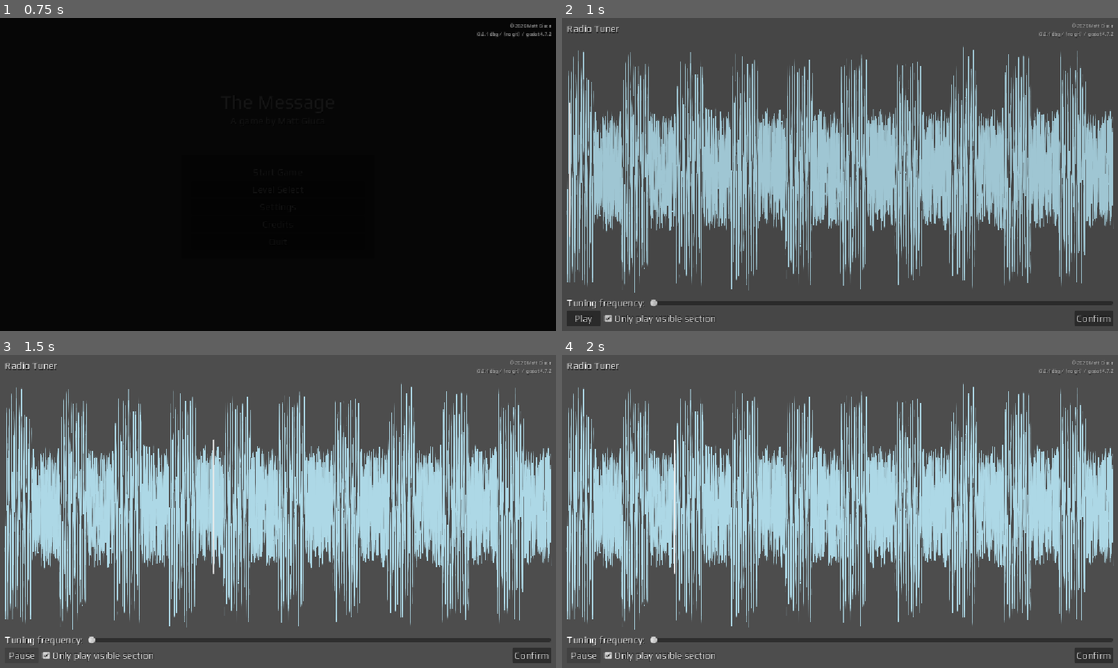
Above: before the commit, frames 1-4 (two rows, left to right).
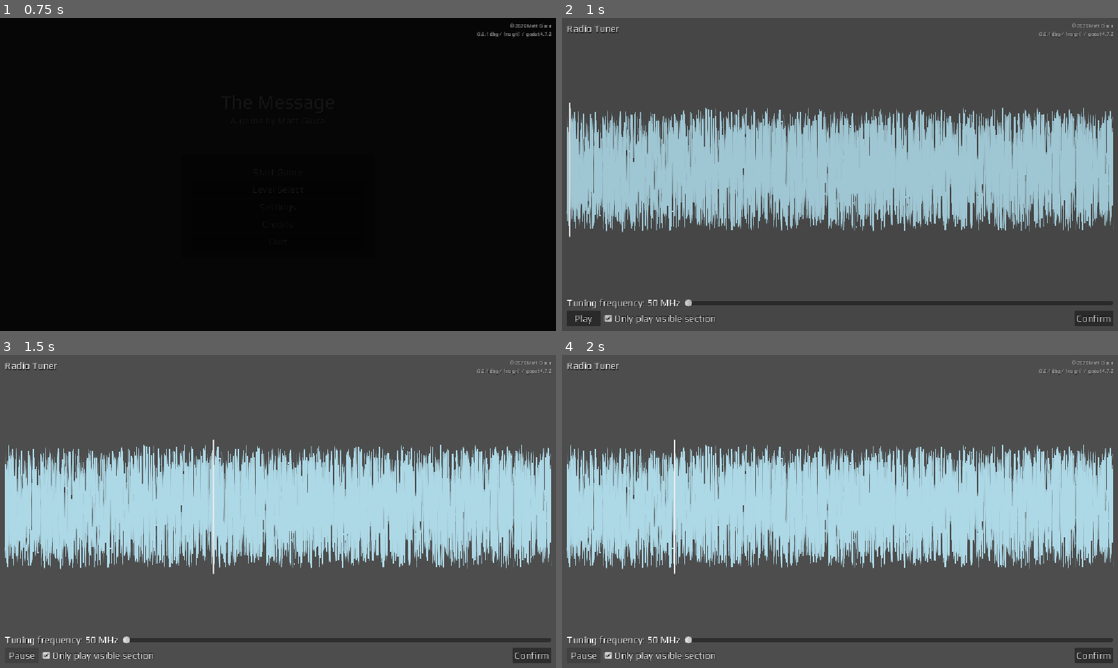
Above: after the commit, the same moments.

Repository: mgiuca/message-game
Game: Godot game, scene res://scenes/main.tscn
The game is run twice, just before and just after one commit, with the same random seed, the same clock (stepped at 60 frames per second) and the same inputs.
Inputs:
- Up to frame 1 (0.75 s): click "Start Game" at 0.5 s
- Up to frame 2 (1 s): no input
- Up to frame 3 (1.5 s): click "Play" at 1.25 s
- Up to frame 4 (2 s): no input

Frame 1 is identical in both runs. In frame 2, 15% of the frame differs, in the area x 0-95%, y 8-93%; in frame 3, 15%; in frame 4, 15%.

Commit message:
Tuning works.
The relative volumes adjust as you tune the radio.

Diff:
--- a/scenes/levels/radio_tuner.gd
+++ b/scenes/levels/radio_tuner.gd
@@ -2,6 +2,11 @@
 
 # Percent tolerance for getting the correct answer.
 const VERIFY_TOLERANCE_PCT : float = 1.15
+
+const SIGNAL_FREQUENCY : float = 673
+# At this many Hz from the signal frequency, its volume will (just) be reduced
+# to 0.
+const FREQ_PICKUP_RANGE : float = 5
 
 var playing : bool = false:
   set(value):
@@ -67,8 +72,16 @@
   playhead.position.x = waveform.t_to_x(playhead_time)
 
 func update_filter_frequency() -> void:
-  audio_stream_player.stream = audio_stream
-  waveform.audio_stream = audio_stream
+  lbl_filter_freq.text = 'Tuning frequency: %.0f MHz' % filter_frequency
+
+  # Adjust the relative volumes of the sub-streams.
+  var dist_to_signal := absf(filter_frequency - SIGNAL_FREQUENCY)
+  var signal_volume_lin := clampf(1 - dist_to_signal / FREQ_PICKUP_RANGE, 0, 1)
+  audio_stream.set_sync_stream_volume(1, linear_to_db(signal_volume_lin))
+  # Noise is the remaining volume.
+  audio_stream.set_sync_stream_volume(0, linear_to_db(1 - signal_volume_lin))
+
+  waveform.queue_redraw()
 
 func seek(time: float) -> void:
   if audio_stream_player.playing and not audio_stream_player.stream_paused:
